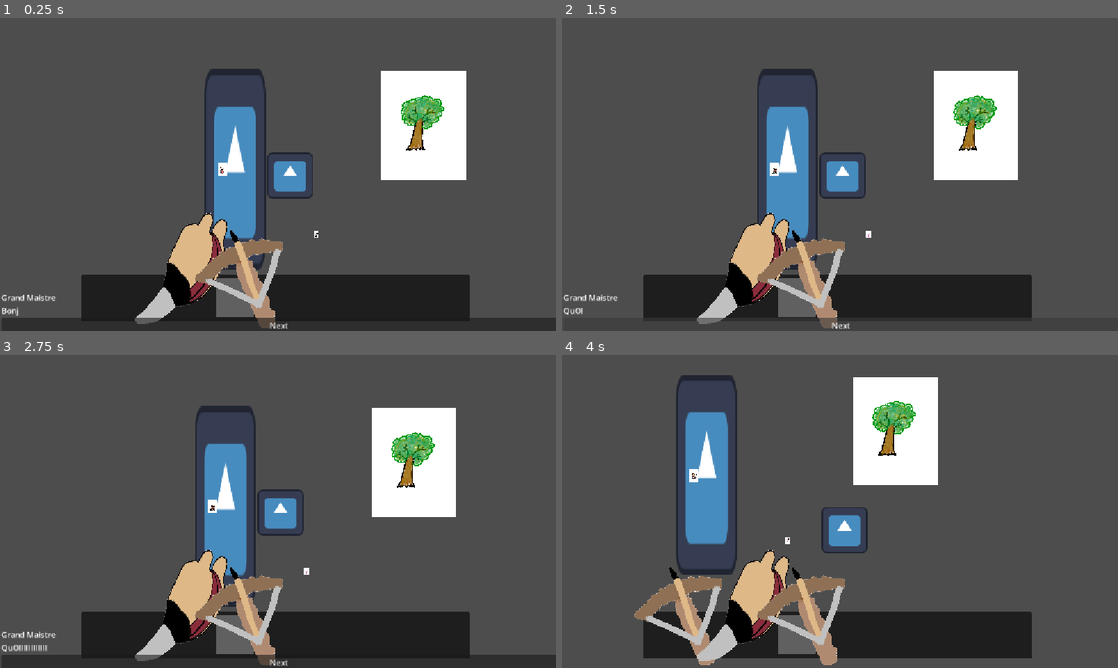
Above: before the commit, frames 1-4 (two rows, left to right).
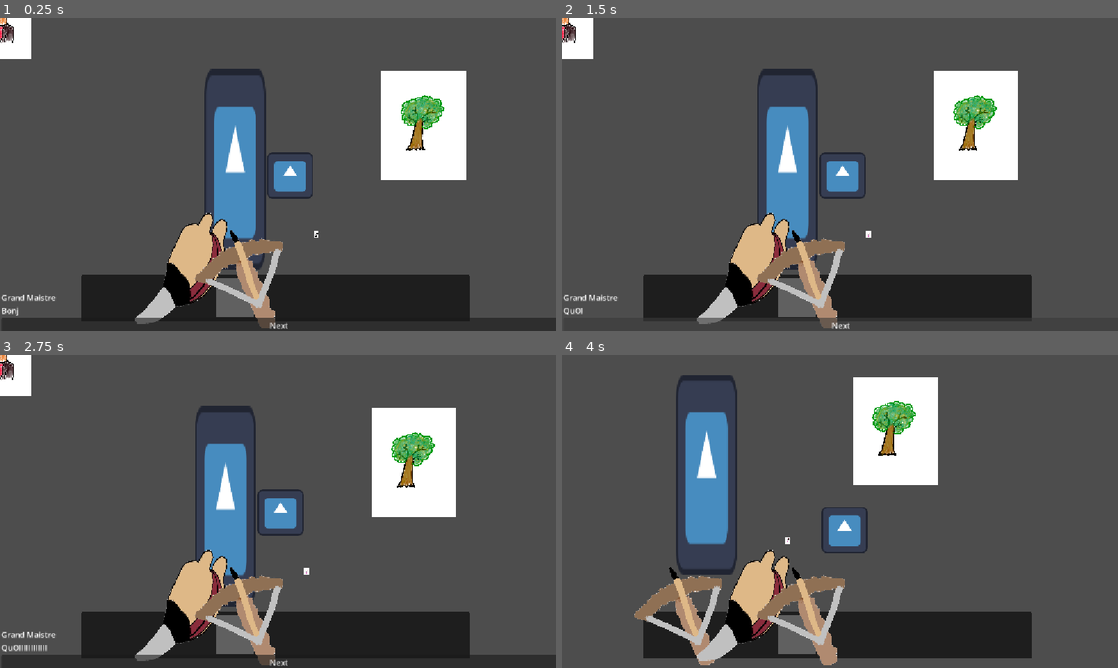
Above: after the commit, the same moments.

Repository: ygrecky/GameJam1
Game: Godot game, scene res://scenes/game_controller.tscn
Same seed, same stepped clock (60 frames per second), same inputs: the game is played once before the commit and once after it. The engine's default icon, where the game draws it, is replaced by a stand-in: a white triangle on a blue panel in a dark square.
Inputs (mouse positions are in pixels of both pictures, inside the frame that each line leads up to):
- Up to frame 1 (0.25 s): no input
- Up to frame 2 (1.5 s): click "Next" at 0.5 s; click "Next" at 1.25 s
- Up to frame 3 (2.75 s): click (233, 633) at 2 s
- Up to frame 4 (4 s): tap Enter at 2.75 s; hold Right (right) 2.78-3.53 s; hold 1 (Slot 1) 2.78-3.53 s; hold Down (down) from 3.53 s (still down); tap Space (action_1) at 3.6 s

The runs differ from the first frame. In frame 1, 0.8% of the frame differs, in the area x 0-41%, y 0-51%; in frame 2, 0.8%, in the area x 0-39%, y 0-51%; in frame 3, 0.8%; in frame 4, less than 0.1%.

Commit message:
création des portes et des salles

Diff:
--- a/scenes/pnj.tscn
+++ b/scenes/pnj.tscn
@@ -11,6 +11,7 @@
 text_box = ExtResource("2_3is8m")
 
 [node name="Sprite2D" type="Sprite2D" parent="." unique_id=1018718080]
+visible = false
 scale = Vector2(0.01, 0.01)
 texture = ExtResource("1_0yhv8")
 
--- /dev/null
+++ b/scenes/porte.tscn
@@ -0,0 +1,14 @@
+[gd_scene format=3 uid="uid://bqigdv2txc6pv"]
+
+[ext_resource type="Script" uid="uid://bsd3dfg5glegw" path="res://scripts/porte.gd" id="1_xfqfg"]
+
+[sub_resource type="SegmentShape2D" id="SegmentShape2D_ayuyq"]
+
+[node name="porte" type="Area2D" unique_id=80626224]
+script = ExtResource("1_xfqfg")
+
+[node name="CollisionShape2D" type="CollisionShape2D" parent="." unique_id=590393012]
+shape = SubResource("SegmentShape2D_ayuyq")
+
+[connection signal="area_entered" from="." to="." method="_on_area_entered"]
+[connection signal="body_entered" from="." to="." method="_on_body_entered"]
--- /dev/null
+++ b/scenes/salle.tscn
@@ -0,0 +1,10 @@
+[gd_scene format=3 uid="uid://4hf81b7l0h67"]
+
+[ext_resource type="Script" uid="uid://ogjmgotkgmd" path="res://scripts/salle.gd" id="1_sukma"]
+[ext_resource type="PackedScene" uid="uid://c85teiosuenrx" path="res://scenes/pnj.tscn" id="2_yfmeb"]
+
+[node name="salle" type="Node2D" unique_id=795148389]
+script = ExtResource("1_sukma")
+pnjs = ExtResource("2_yfmeb")
+
+[node name="Sprite2D" type="Sprite2D" parent="." unique_id=956301193]
--- a/scripts/boite_texte.gd
+++ b/scripts/boite_texte.gd
@@ -57,16 +57,15 @@
 
 	open_window(dialogue)
 
-	print(speaker2)
 	print(sprite2)
 	speaker.text = speaker2
-	sprite = sprite2
+	sprite.texture = sprite2
+	sprite.scale = Vector2(0.05,0.05)
 
-	print(speaker)
 	print(sprite)
+	print($Sprite2D)
 
 	print($Control/VBoxContainer/SpriteCharacter)
-	print($Control/VBoxContainer/Name)
 
 
 
--- a/scripts/pnj.gd
+++ b/scripts/pnj.gd
@@ -9,7 +9,7 @@
 	var bdd = text_box.instantiate()
 	bdd.dialogue = dialogue
 	bdd.speaker2 = pnj_name
-	bdd.sprite2 = $Sprite2D
+	bdd.sprite2 = $Sprite2D.texture
 	get_tree().root.add_child.call_deferred(bdd)
 
 
--- /dev/null
+++ b/scripts/porte.gd
@@ -0,0 +1,19 @@
+extends Node2D
+var next_scene
+
+# Called when the node enters the scene tree for the first time.
+func _ready() -> void:
+	pass # Replace with function body.
+
+
+# Called every frame. 'delta' is the elapsed time since the previous frame.
+func _process(delta: float) -> void:
+	pass
+
+
+
+
+
+func _on_body_entered(body: Node2D) -> void:
+	if body is Player :
+		get_tree().change_scene_to_file(next_scene)
--- /dev/null
+++ b/scripts/salle.gd
@@ -0,0 +1,19 @@
+extends Node2D
+@export var pnjs: PackedScene
+
+
+var liste_pnj = []
+# Called when the node enters the scene tree for the first time.
+func _ready() -> void:
+	for pnj in liste_pnj :
+		var pnj_i = pnjs.instantiate()
+		pnj_i.position = liste_pnj[pnj][1]
+		pnj_i.name = liste_pnj[pnj][0]
+		pnj_i.dialogue = liste_pnj[pnj][2]
+		pnj.get_node("Sprite2D").texture = load("res://assets/"+pnj_i.name+".png")
+
+
+
+# Called every frame. 'delta' is the elapsed time since the previous frame.
+func _process(delta: float) -> void:
+	pass
Not shown, added: assets/Objets/aimant.png.import
Not shown, added: assets/Objets/horloge.png.import
Not shown, added: scripts/porte.gd.uid
Not shown, added: scripts/salle.gd.uid
